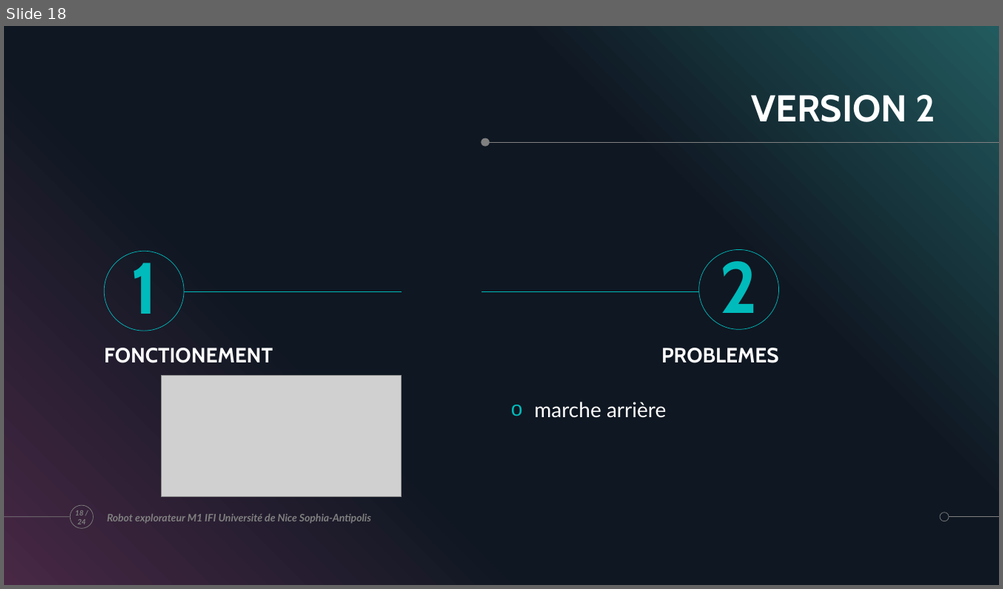
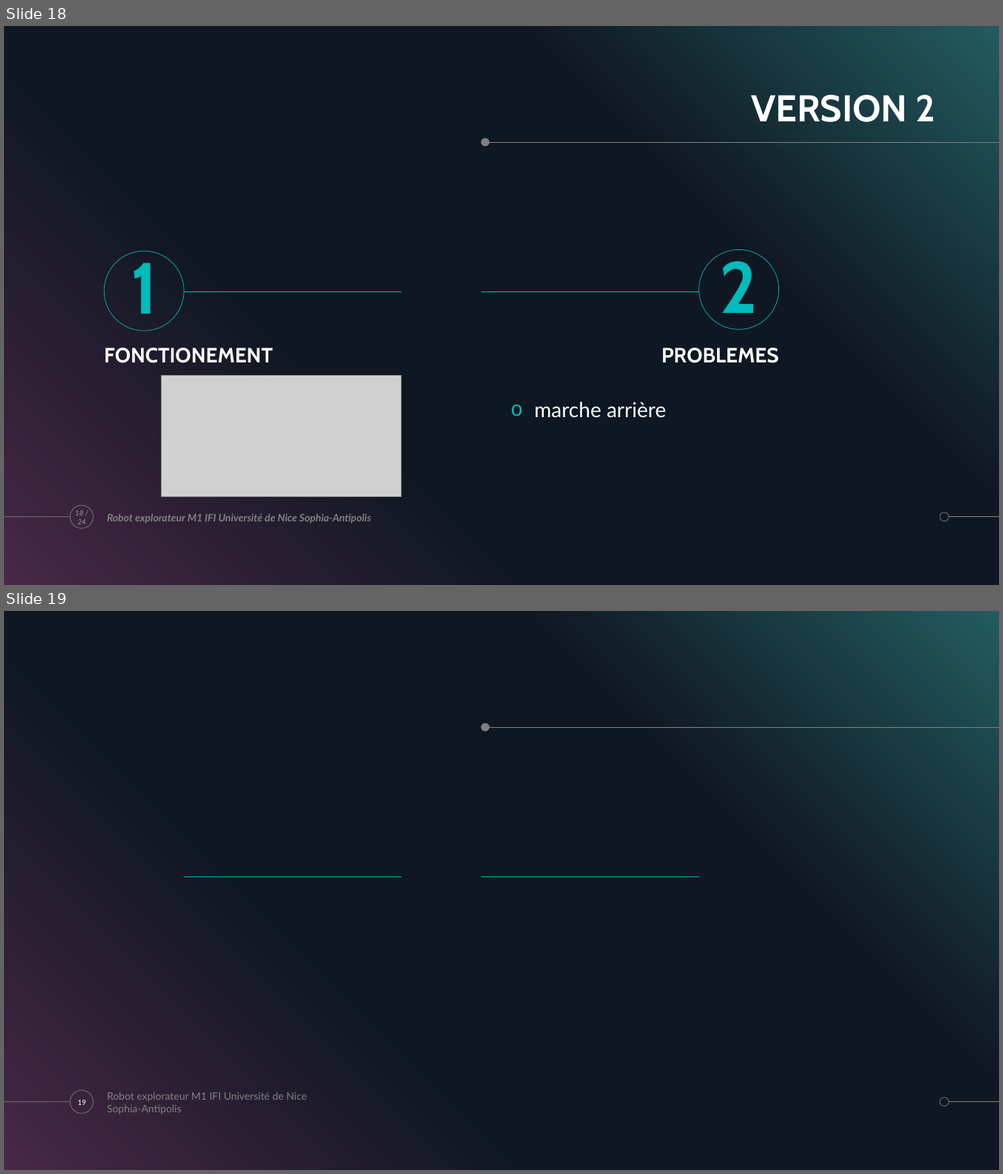
Before and after one commit to ChloeMaccarinelli/TER_M1_S2, a slide deck: doc/Diapo_LOTFI_MACCARINELLI_MARION.pptx. Shown one above the other, each under a label of ours: slide 18 before the commit, slides 18 and 19 after it. The pictures are 1003x589 and 1003x1174 pixels, drawn with LibreOffice and Linux fonts; fonts in the diff are those of the drawing; grey boxes stand for pictures. Boxes give left, top, right and bottom in pixels: in the first picture for what was removed or moved away, otherwise in the second. Text is boxed around its words. In the diff, an @@ line names an element or a change of style, - is before the commit and + after.

```diff
--- a/doc/Diapo_LOTFI_MACCARINELLI_MARION.pptx
+++ b/doc/Diapo_LOTFI_MACCARINELLI_MARION.pptx
@@ slide 19 added at (4, 611, 999, 1170), background #000000; not listed: 9 template elements that a slide beside it also shows @@
@@ text added at (107, 1093, 307, 1114), 10 pt, text #808080 @@
+Robot explorateur M1 IFI Université de Nice Sophia-Antipolis
@@ page number added at (78, 1100, 86, 1105), 7 pt, text #FFFFFF @@
+19
```
Also in this commit, not shown: 1 slide changed, 1 other file.
